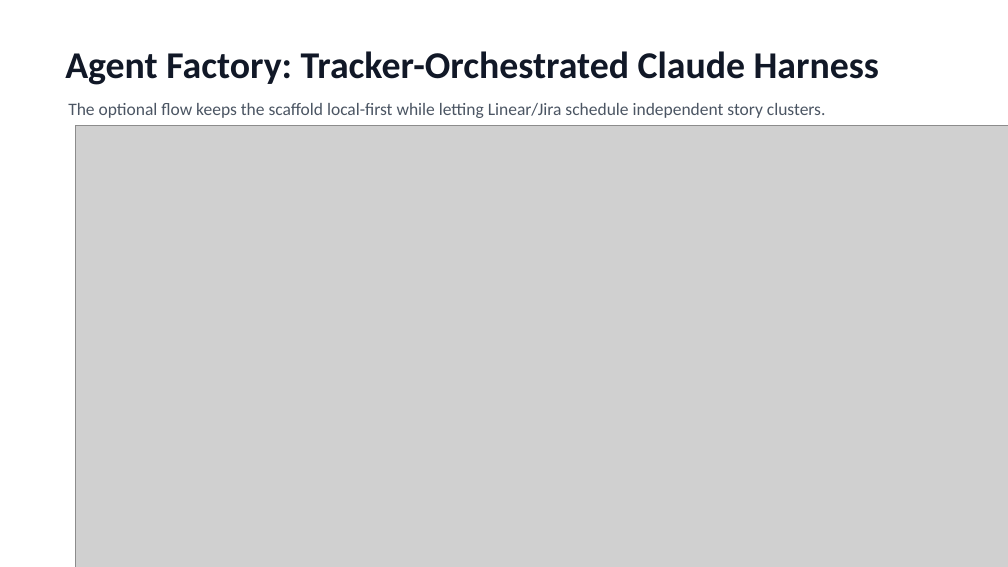
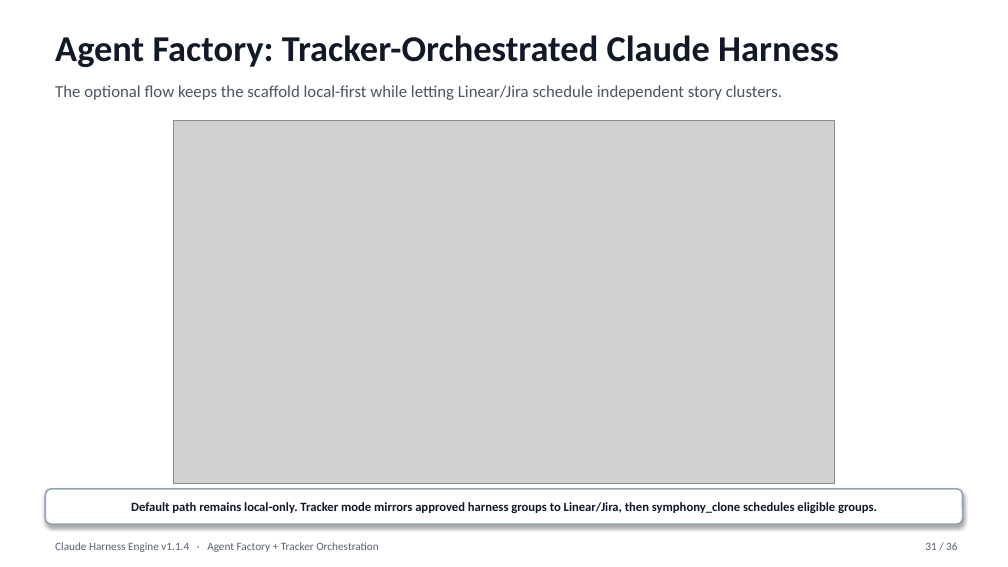
Before and after one commit to cwijayasundara/claude_harness_eng_v6, a slide deck: slide 31 of Claude_Harness_Engine_Design.pptx. Drawn at 1008x567 pixels with LibreOffice and Linux fonts; fonts in the diff are those of the drawing; grey boxes stand for pictures. Boxes give left, top, right and bottom in pixels: in the first picture for what was removed or moved away, otherwise in the second. Text is boxed around its words. In the diff, an @@ line names an element or a change of style, - is before the commit and + after.

```diff
--- a/Claude_Harness_Engine_Design.pptx
+++ b/Claude_Harness_Engine_Design.pptx
@@ text "Agent Factory: Tracker-Orchestrated Claude Harness": place and size @@
-text "Agent Factory: Tracker-Orchestrated Claude Harness" at bbox=[65, 51, 879, 85]
+text "Agent Factory: Tracker-Orchestrated Claude Harness" at bbox=[55, 35, 839, 67]
@@ text "Agent Factory: Tracker-Orchestrated Claude Harness" at bbox=[55, 35, 839, 67]: size 27 to 26 pt @@
@@ text "The optional flow keeps the ...": place and size @@
-text "The optional flow keeps the ..." at bbox=[68, 103, 826, 118]
+text "The optional flow keeps the ..." at bbox=[55, 85, 782, 100]
@@ text "The optional flow keeps the ..." at bbox=[55, 85, 782, 100]: size 12.5 to 12 pt @@
@@ picture: place and size @@
-picture at bbox=[76, 126, 1008, 567]
+picture at bbox=[173, 121, 835, 484]
@@ rounded rectangle added at bbox=[45, 489, 963, 524], fill #FFFFFF, outline #94A3B8 1.2 pt, 9 pt, text #0F172A, bold @@
+Default path remains local-only. Tracker mode mirrors approved harness groups to Linear/Jira, then symphony_clone schedules eligible groups.
@@ text added at bbox=[55, 542, 378, 552], 8 pt, text #566070 @@
+Claude Harness Engine v1.1.4 · Agent Factory + Tracker Orchestration
@@ text added at bbox=[925, 542, 957, 550], 8 pt, text #566070 @@
+31 / 36
```
Also in this commit, not shown: 8 other slides changed, 4 other files.
